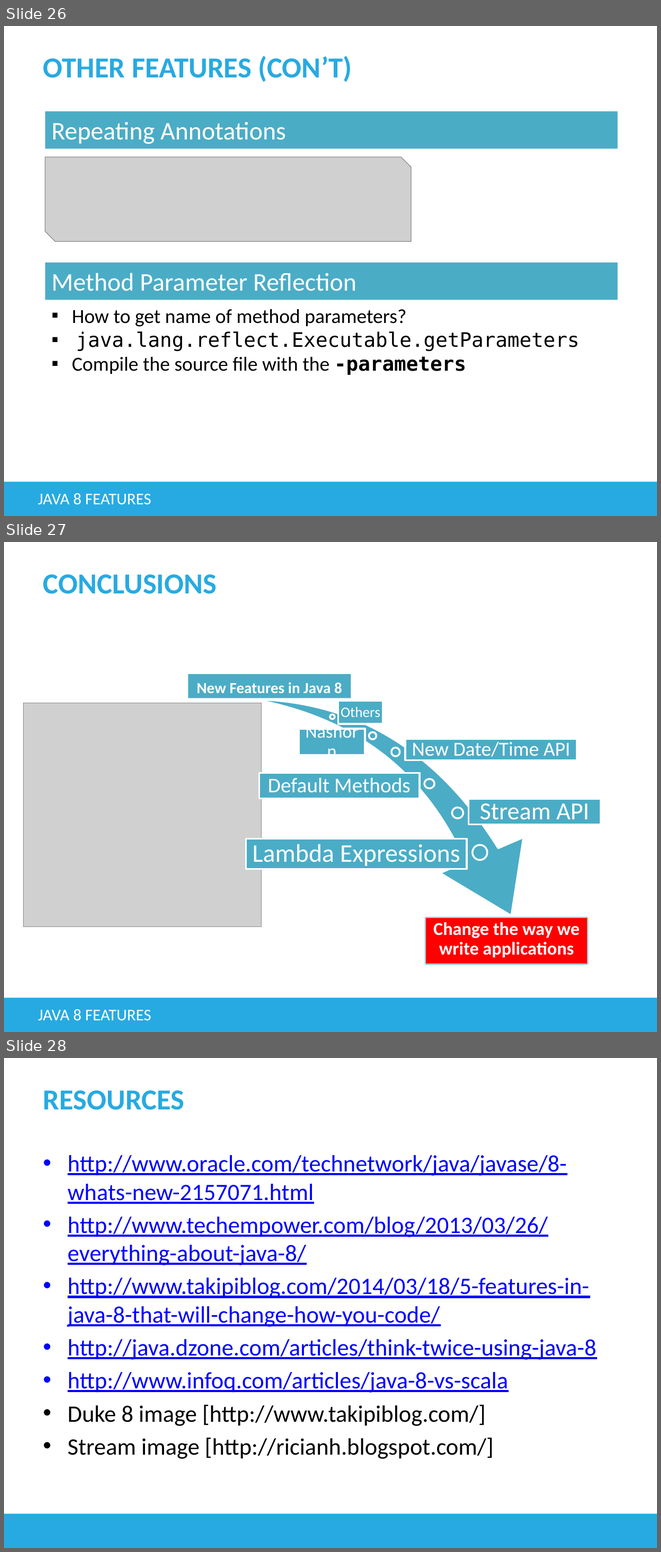
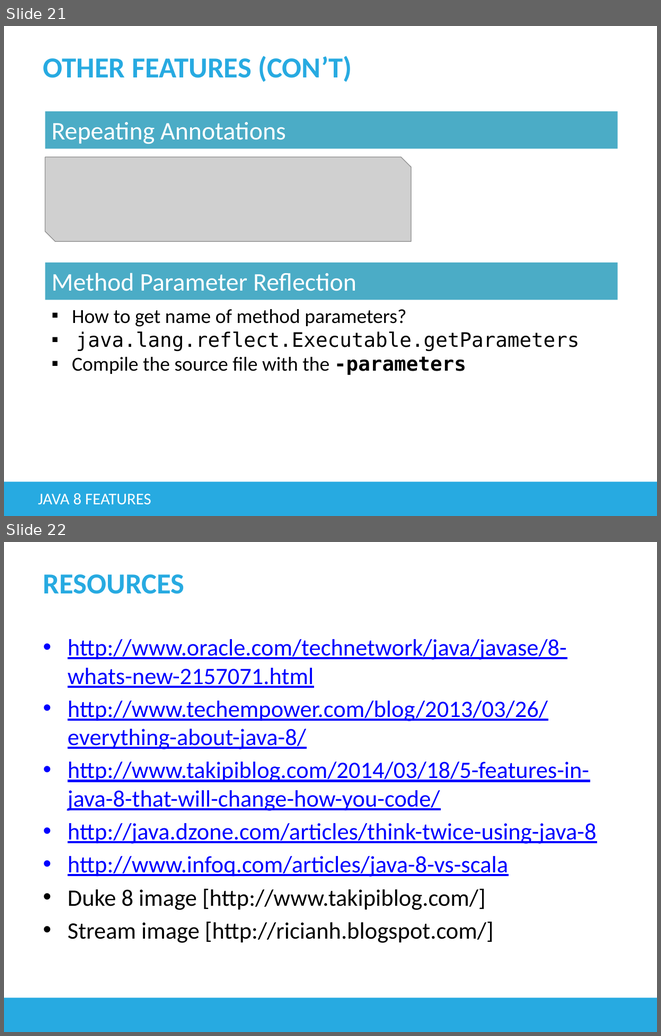
Before and after one commit to arjunxxx/Java8_tutorial, a slide deck: java8.pptx. Shown one above the other, each under a label of ours: slides 26, 27 and 28 before the commit, slides 21 and 22 after it. The pictures are 661x1552 and 661x1036 pixels, drawn with LibreOffice and Linux fonts; fonts in the diff are those of the drawing; grey boxes stand for pictures. Boxes give left, top, right and bottom in pixels: in the first picture for what was removed or moved away, otherwise in the second. Text is boxed around its words. In the diff, an @@ line names an element or a change of style, - is before the commit and + after.

```diff
--- a/java8.pptx
+++ b/java8.pptx
@@ slide 27 removed at (4,542,657,1032), background #FFFFFF; not listed: 1 template element that a slide beside it also shows @@
@@ title removed at (43,574,217,594) @@
-CONCLUSIONS
@@ rectangle removed at (338,700,383,723) @@
-Others
@@ picture removed at (24,703,262,927) @@
@@ ellipse removed at (330,714,334,719) @@
@@ rectangle removed at (426,917,588,964) @@
@@ rectangle removed at (426,917,588,964) @@
-Change the way we write applications
@@ group removed at (188,637,600,968): 7 rectangles, 6 texts, 5 ellipses, 1 swoosh arrow @@
-New Features in Java 8
-Lambda Expressions
-Default Methods
-Stream API
-New Date/Time API
-Nashorn
@@ text removed at (38,1009,151,1021) @@
-JAVA 8 FEATURES
@@ what was slide 26 is now slide 21 @@
@@ what was slide 28 is now slide 22 @@
```
Also in this commit, not shown: 7 other slides removed.
